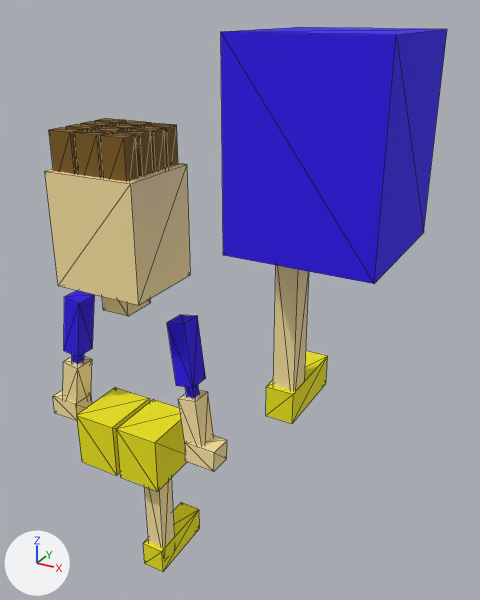
The FBX model GameTemplate/Game/Assets/modelData/Man/otoko.fbx: old version first, new version second.
The view is the same before and after, from a camera (50 mm lens) standing at (1.44, -1.72, 1.26) and looking at (0.41, 0.14, 0.33). The lights are fixed; the arrows at lower left show +X, +Y and +Z. Mesh edges are drawn as thin lines. Where no turn or scale is listed for an object, it has been applied to the vertices.
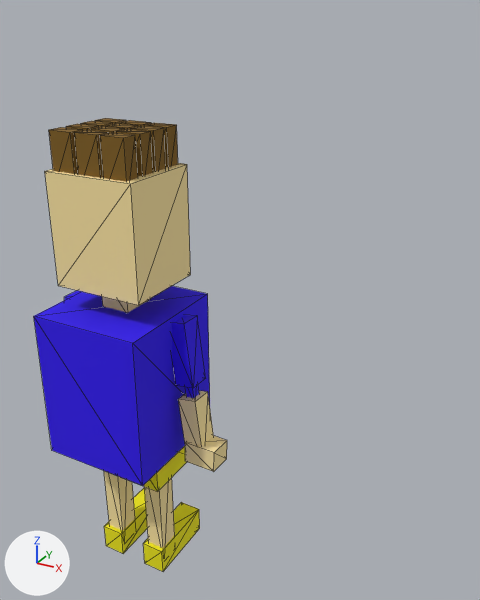
Boxes (x1, y1, x2, y2) around the edits, measured in the pictures (480 x 600 px):
'Box011', moved
    before: (221, 27, 447, 284)
    after: (34, 286, 210, 486)
'Box015', moved
    before: (273, 265, 309, 391)
    after: (104, 471, 135, 531)
'Box017', moved
    before: (266, 351, 328, 423)
    after: (104, 488, 148, 554)
'Box014', unchanged, covered by the edit
    before: (116, 400, 187, 491)
    after: (143, 446, 187, 491)
'Box012', unchanged, covered by the edit
    before: (76, 387, 150, 475)
'Box021', unchanged, covered by the edit
    before: (64, 290, 95, 357)
    after: (64, 290, 82, 300)

The edits, one by one:
Object 'Box017' (ob_box017) moves from (0.665, 0.087, 0.035) to (-0.109, 0.101, -0.895).
Object 'Box011' (ob_box011) moves from (0.785, -0.245, 0.928) to (0.01, -0.23, -0.002).
Object 'Box015' (ob_box015) moves from (0.67, 0.045, 0.337) to (-0.105, 0.06, -0.593).
